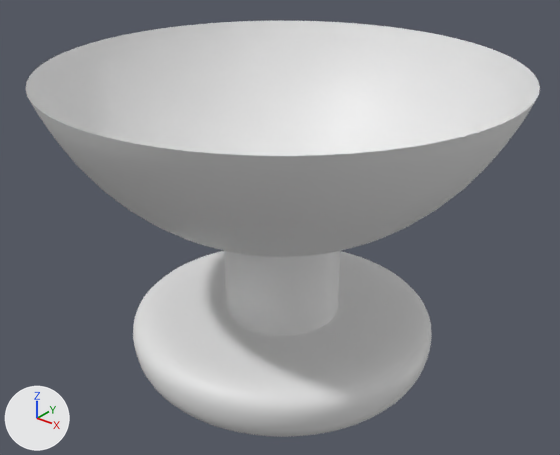
Two versions of the OBJ model PadForge.App/3DModels/Switch2Pro/RightStickClick.obj, one commit apart.
One viewpoint serves both versions: a 50 mm camera at (41.3, -28.5, -1.6) aimed at (17.7, 1.1, -19.9). Every picture has the same lights, and +X, +Y and +Z are marked at lower left. The picture after the commit comes second. Where no turn or scale is listed for an object, it has been applied to the vertices.

In view in the first picture: 'RightStickClick'.
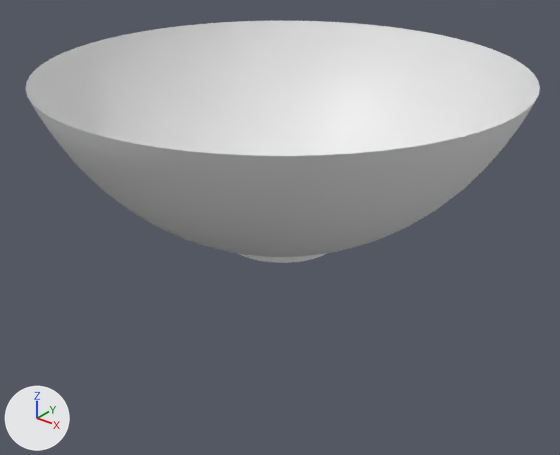
Boxes [x1, y1, x2, y2] around the edits, measured in the pictures (560 x 455 px):
'RightStickClick', reshaped (42% shorter)
    before: [25, 21, 540, 437]
    after: [25, 21, 540, 263]
part 1 of me_rightstickclick, deleted
    before: [133, 251, 432, 437]

Diff of the bpy script that builds the scene:
```diff
--- a/PadForge.App/3DModels/Switch2Pro/RightStickClick.obj.py
+++ b/PadForge.App/3DModels/Switch2Pro/RightStickClick.obj.py
@@ me_rightstickclick @@
 # used by ob_rightstickclick; location = (0.0, 0.0, 0.0)
-me_rightstickclick.from_pydata(...)  # 3553 vertices, 3520 faces; spans x 5.6..29.9, y -11.0..13.4, z -28.2..-11.2
+me_rightstickclick.from_pydata(...)  # 1088 vertices, 1024 faces; spans x 5.6..29.9, y -11.0..13.4, z -20.4..-11.2
+# me_rightstickclick part 1: 2465 vertices removed from x 9.2..26.2, y -7.2..9.6, z -28.2..-22.2
```
